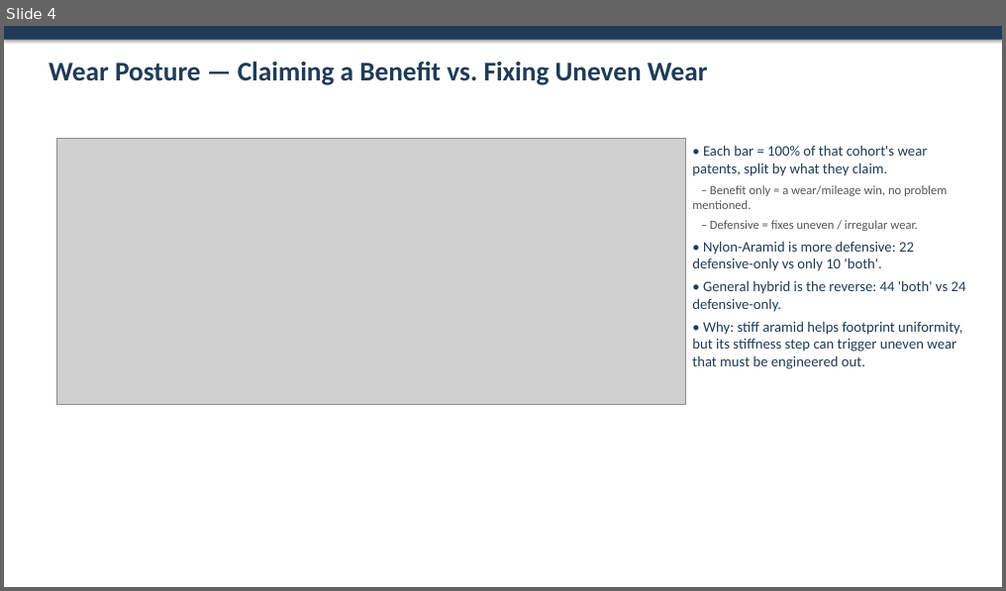
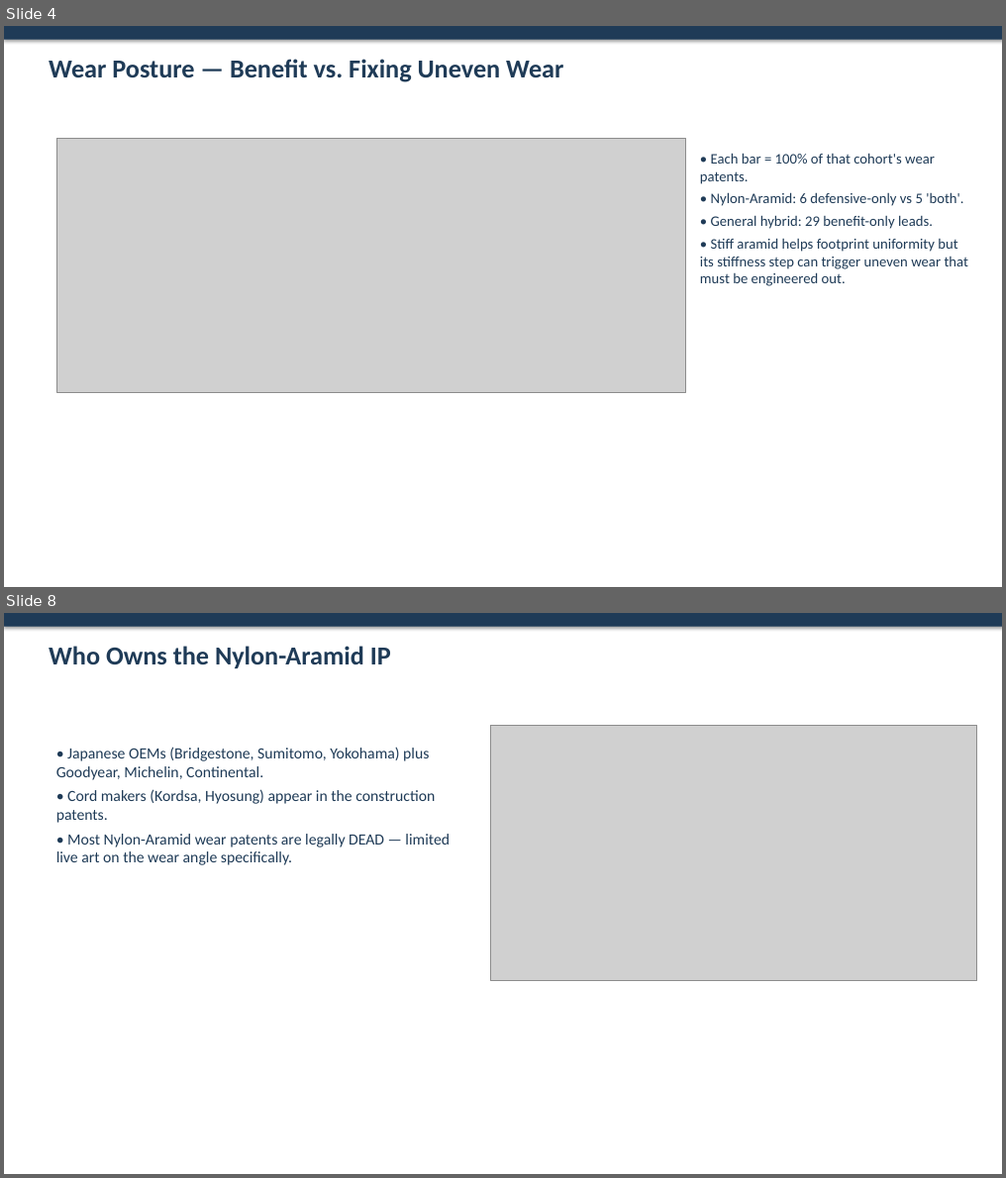
Before and after one commit to sreeharshahr09-gif/Sri, a slide deck: reports/Hybrid_Cord_Wear_Analysis.pptx. Shown one above the other, each under a label of ours: slide 4 before the commit, slides 4 and 8 after it; the slides between them are not shown. The pictures are 1006x591 and 1006x1178 pixels, drawn with LibreOffice and Linux fonts; fonts in the diff are those of the drawing; grey boxes stand for pictures. Boxes give left, top, right and bottom in pixels: in the first picture for what was removed or moved away, otherwise in the second. Text is boxed around its words. In the diff, an @@ line names an element or a change of style, - is before the commit and + after.

```diff
--- a/reports/Hybrid_Cord_Wear_Analysis.pptx
+++ b/reports/Hybrid_Cord_Wear_Analysis.pptx
@@ slide 8 added at bbox=[4, 613, 1002, 1174], background #FFFFFF @@
@@ rectangle added at bbox=[4, 613, 1002, 627], fill #1F3B57 @@
@@ text added at bbox=[49, 646, 391, 668], 25 pt, text #1F3B57, bold @@
+Who Owns the Nylon-Aramid IP
@@ picture added at bbox=[491, 725, 977, 980] @@
@@ text added at bbox=[56, 747, 450, 865], 15 pt, text #1F3B57 @@
+• Japanese OEMs (Bridgestone, Sumitomo, Yokohama) plus Goodyear, Michelin, Continental.
+• Cord makers (Kordsa, Hyosung) appear in the construction patents.
+• Most Nylon-Aramid wear patents are legally DEAD — limited live art on the wear angle specifically.
@@ slide 4 changed as well @@
@@ text at bbox=[49, 59, 563, 82]: text changed; size 26 to 25 pt @@
-Wear Posture — Claiming a Benefit vs. Fixing Uneven Wear
+Wear Posture — Benefit vs. Fixing Uneven Wear
@@ picture: place and size @@
-picture at bbox=[56, 138, 685, 405]
+picture at bbox=[56, 138, 685, 392]
@@ text at bbox=[700, 153, 968, 286]: text changed @@
-• Each bar = 100% of that cohort's wear patents, split by what they claim.
-– Benefit only = a wear/mileage win, no problem mentioned.
-– Defensive = fixes uneven / irregular wear.
-• Nylon-Aramid is more defensive: 22 defensive-only vs only 10 'both'.
-• General hybrid is the reverse: 44 'both' vs 24 defensive-only.
-• Why: stiff aramid helps footprint uniformity, but its stiffness step can trigger uneven wear that must be engineered out.
+• Each bar = 100% of that cohort's wear patents.
+• Nylon-Aramid: 6 defensive-only vs 5 'both'.
+• General hybrid: 29 benefit-only leads.
+• Stiff aramid helps footprint uniformity but its stiffness step can trigger uneven wear that must be engineered out.
```
Also in this commit, not shown: 6 other slides changed, 2 other slides added, 4 slides removed, 14 other files.
